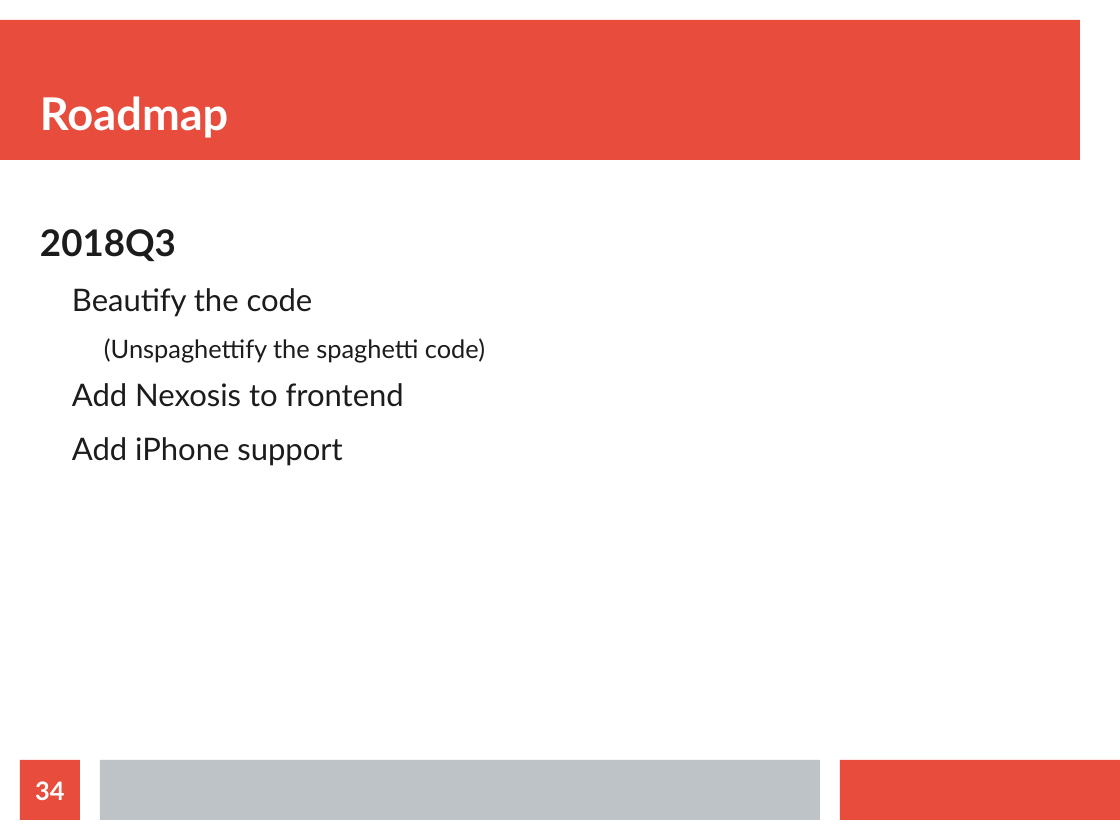
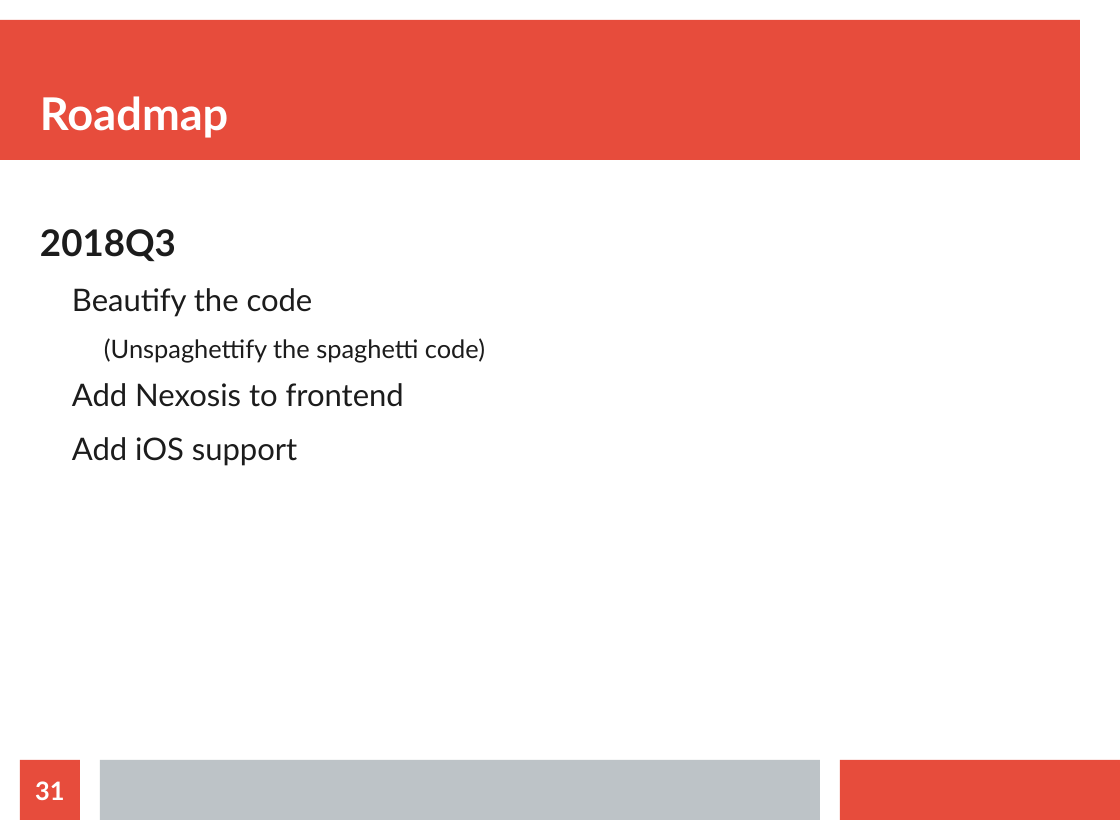
Before and after one commit to AbsolutelyLudicrous/cbus-2018, a slide deck: slide 31 of eventor.odp (slide 34 before the commit). Drawn at 1120x840 pixels with LibreOffice and Linux fonts; fonts in the diff are those of the drawing. Boxes give left, top, right and bottom in pixels: in the first picture for what was removed or moved away, otherwise in the second. Text is boxed around its words. In the diff, an @@ line names an element or a change of style, - is before the commit and + after.

```diff
--- a/eventor.odp
+++ b/eventor.odp
@@ text at (72,437,297,466): text changed @@
-  Add iPhone support
+  Add iOS support
@@ page number at (35,781,64,800): text changed @@
-34
+31
```
Also in this commit, not shown: 3 other slides changed, 3 slides added, 4 slides removed.
